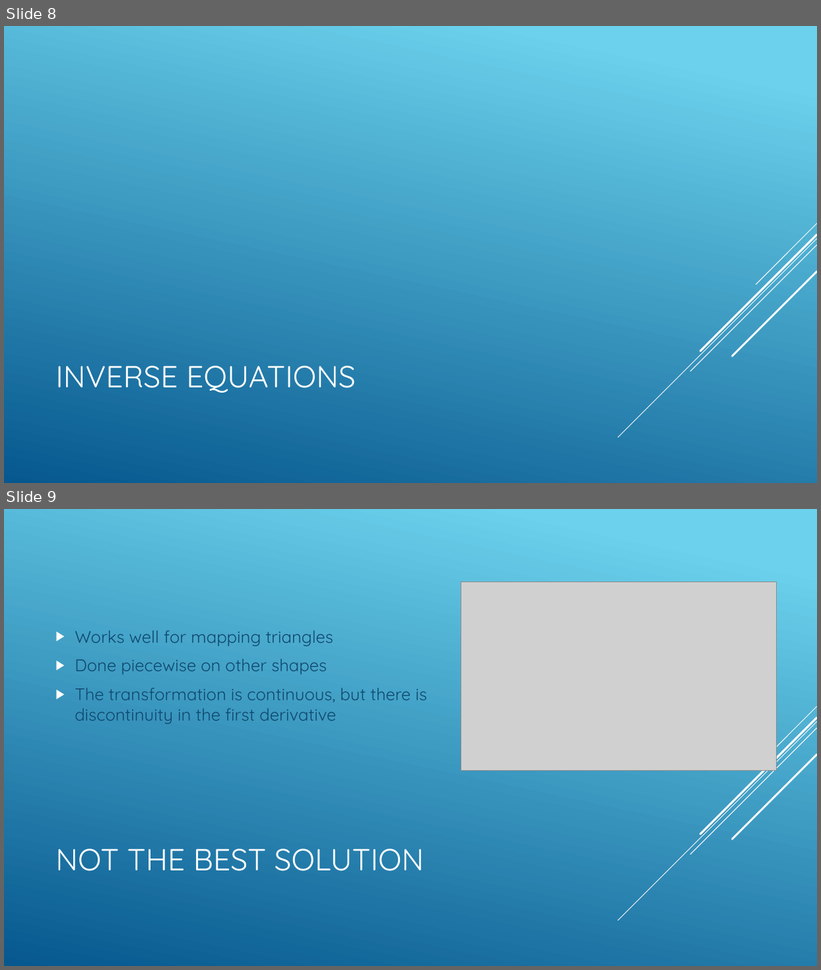
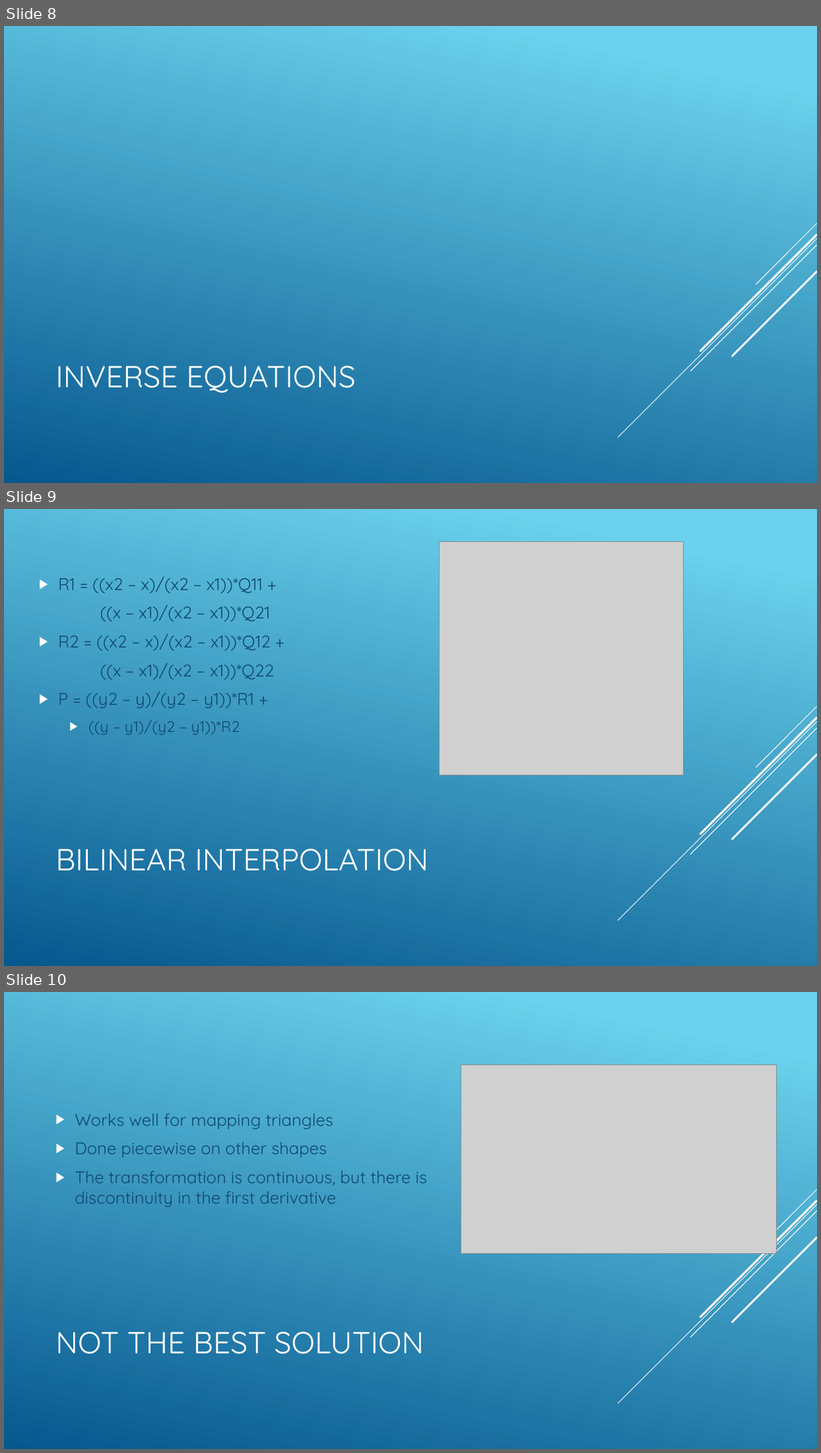
Before and after one commit to jcmanke/ImageProcessingProject, a slide deck: General Morphing.pptx. Shown one above the other, each under a label of ours: slides 8 and 9 before the commit, slides 8, 9 and 10 after it. The pictures are 821x970 and 821x1453 pixels, drawn with LibreOffice and Linux fonts; fonts in the diff are those of the drawing; grey boxes stand for pictures. Boxes give left, top, right and bottom in pixels: in the first picture for what was removed or moved away, otherwise in the second. Text is boxed around its words. In the diff, an @@ line names an element or a change of style, - is before the commit and + after.

Commit message:
Added slide for bilinear interpolation.

```diff
--- a/General Morphing.pptx
+++ b/General Morphing.pptx
@@ slide 9 added at <box>4,509,817,966</box>, background gradient #6ED2EB to #06588E; not listed: 5 template elements that a slide beside it also shows @@
@@ picture added at <box>440,542,684,776</box> @@
@@ text added at <box>58,577,274,735</box>, 20 pt, text #0F496F @@
+▶ R1 = ((x2 – x)/(x2 – x1))*Q11 +
+((x – x1)/(x2 – x1))*Q21
+▶ R2 = ((x2 – x)/(x2 – x1))*Q12 +
+((x – x1)/(x2 – x1))*Q22
+▶ P = ((y2 – y)/(y2 – y1))*R1 +
+  ▶ ((y – y1)/(y2 – y1))*R2
@@ title added at <box>55,849,428,871</box>, 36 pt, text #FFFFFF @@
+BILINEAR INTERPOLATION
@@ what was slide 9 is now slide 10 @@
```
Also in this commit, not shown: 1 other file.
